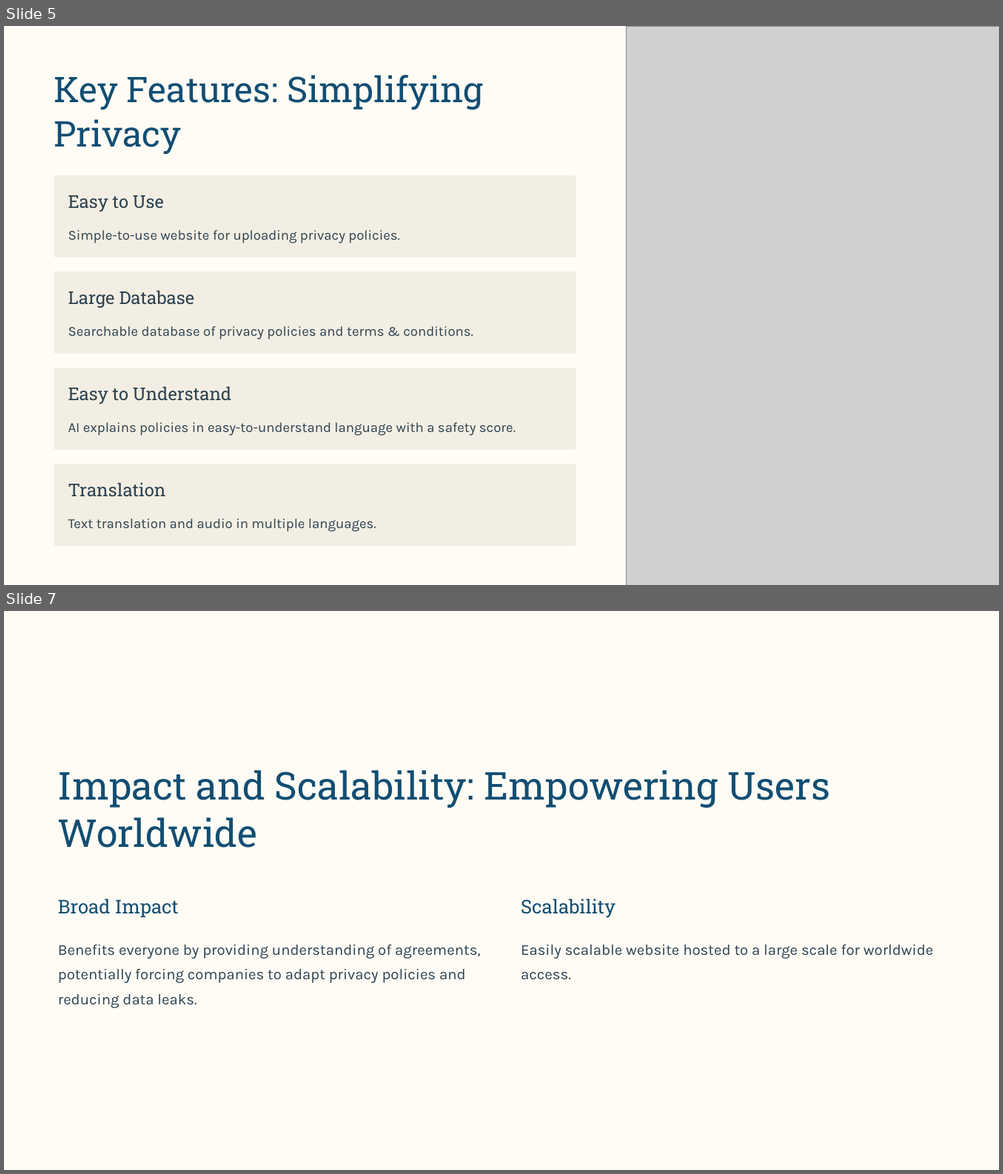
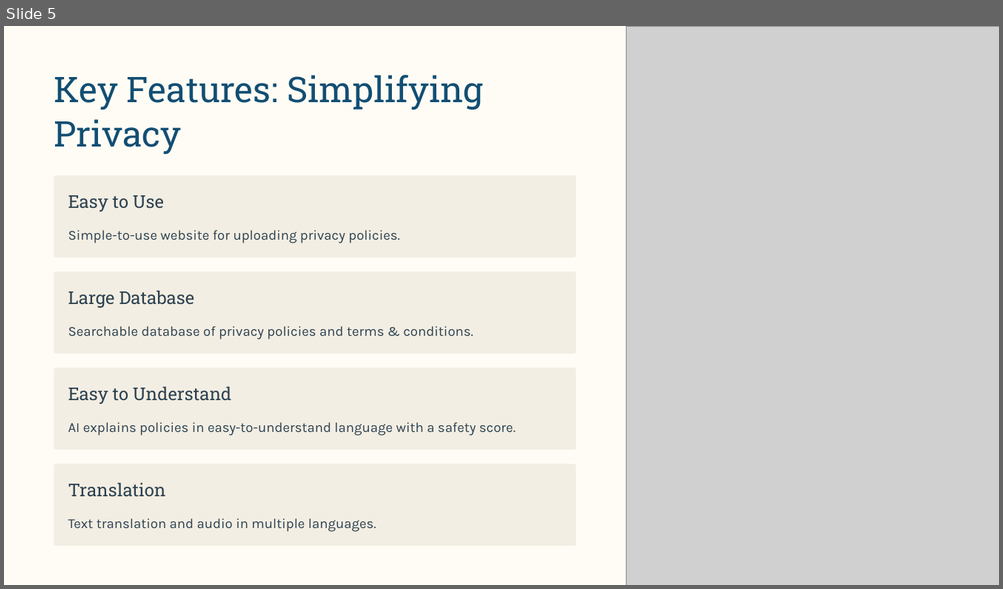
Before and after one commit to ShivanshCoding36/Privofy, a slide deck: Privofy.pptx. Shown one above the other, each under a label of ours: slides 5 and 7 before the commit, slide 5 after it; the slides between them are not shown. The pictures are 1003x1174 and 1003x589 pixels, drawn with LibreOffice and Linux fonts; fonts in the diff are those of the drawing; grey boxes stand for pictures; background and template pictures are left out. Boxes give left, top, right and bottom in pixels: in the first picture for what was removed or moved away, otherwise in the second. Text is boxed around its words. In the diff, an @@ line names an element or a change of style, - is before the commit and + after.

```diff
--- a/Privofy.pptx
+++ b/Privofy.pptx
@@ slide 7 removed at [4, 611, 999, 1170], background #FFFFFF; not listed: 1 template element that a slide beside it also shows @@
@@ text removed at [58, 770, 830, 848] @@
-Impact and Scalability: Empowering Users Worldwide
@@ text removed at [58, 899, 179, 918] @@
-Broad Impact
@@ text removed at [521, 899, 615, 918] @@
-Scalability
@@ text removed at [58, 945, 481, 1008] @@
-Benefits everyone by providing understanding of agreements, potentially forcing companies to adapt privacy policies and reducing data leaks.
@@ text removed at [521, 945, 933, 980] @@
-Easily scalable website hosted to a large scale for worldwide access.
@@ rectangle removed at [845, 1103, 999, 1170] @@
```
Also in this commit, not shown: 4 slides changed, 1 slide added, 1 other slide removed.
